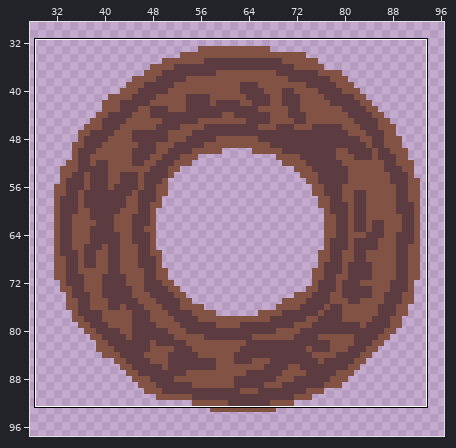
Edited in one commit: pixel-art file (lockdeck/assets/loot/coins.aseprite). The picture above shows the old version from afar; the outline marks the close-up.
Close-up. Before:
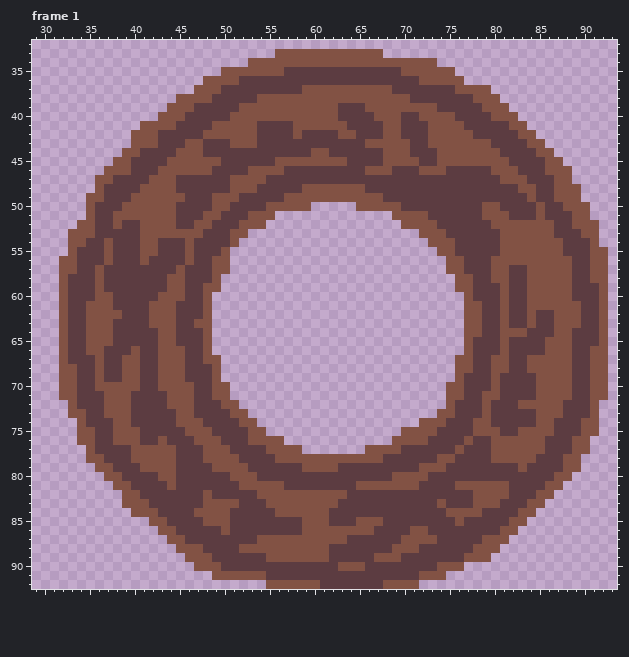
128x128 pixels, 7 frames. Shown: frame 1: x 29..93, y 32..92. The wide view leaves out empty margins.
Once edited:
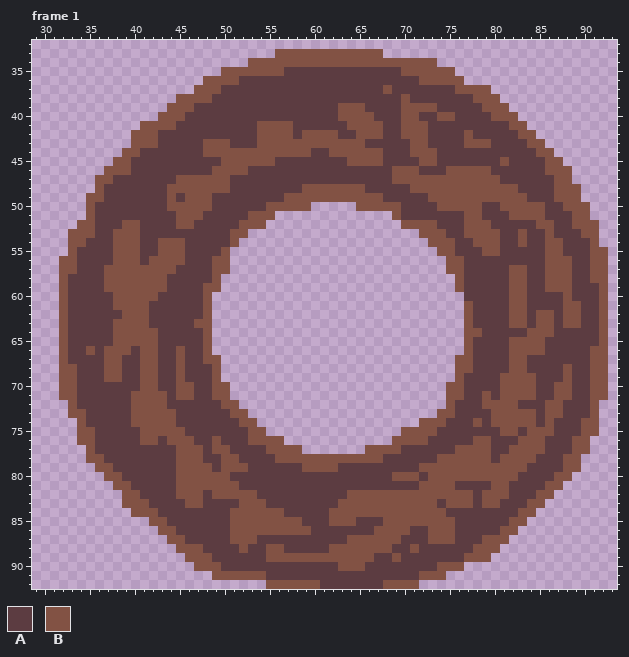
Palette (. is transparent): A #5c3c41  B #825244
The author wrote: Touch up coin 1
Changes in this commit:
Changed rows in their new state; - is an unchanged pixel.
Frame 1, layers "h3", "h2":
first column x 35:
37 ------------------------AAAAAAAAA---------------------
38 -------------------AAAAAAAAAAAAAAAA-------------------
39 -----------------AAAAAAAAAAABBBAAAA-------------------
40 ----------------AAAAAAAAAAAABBBBAAABBAA---------------
41 --------------AAAAABBBBAAAAAABBBBAABBBAAAA------------
42 -------------AAAAAABBBBABBBBAABBBAABBBAAAA------------
43 -----------AABBBAAABBBBBBBBBBBBAAAAABBAAAA------------
44 ----------AAABBBBBBBBBBBBAABBBBBBAAABBBAAAAAAA--------
45 ---------AAAAAABBBBBBAAAAAAAABBBBAAAABBAAAAAAA--------
46 --------AAAAAABBBBAAAA---------AAABBBAAABBBBBAAA------
47 -------AAABBBBBBAAAA--------------BBBBBBBBBBBBAAA-----
48 ------AAA-BBBBBBAAA-----------------BBBBBBBBBBBBAA----
49 -----AAAA-ABBBAAA---------------------BBBBBBBBBBBA----
50 ----AAAAA-BBBBAA-----------------------BBBBBAABBBB----
51 ---AAAAAAABBBAA--------------------AAA----BBAAABBB----
52 ---ABBAAAABBAA----------------------------BBBAAAAA----
53 ---BBBAAAAAAA-----------------------------BBBBAA-AA---
54 --ABBBAABBBA-------------------------------BBBAA-AA---
55 --ABBBAABBBA--------------------------------BBAAAAA---
56 --ABBBABBBBA---------------------------------AAAAAA---
57 -ABBBBBBBBA----------------------------------AABBAA---
58 -ABBBBBBBAA-------------------------------A--AABBAA---
59 -ABBBBBBBAA-------------------------------A---ABBAA---
60 -AABBBBBAAA-------------------------------A---ABBAAAA-
61 AAABBBBAAA---------------------------------A--ABBAAAA-
62 AAAABBBAAA---------------------------------A--ABBABBA-
63 AAABBBBAAA---------------------------------A--ABBABBA-
64 AAABBBBBAA------------------------------------AAABBBAA
65 AAABBBBBAA------------------------------------ABBBBAAA
66 -ABBBABBAA------------------------------------ABBBBAAA
67 -ABBAABBAA-----------------------------------AABBAAAAA
68 -ABBAABBAA-----------------------------------AABBAAAA-
69 -ABBAABBAA-----------------------------------ABBBBAAA-
70 -AAAAABBAA-----------------------------------ABBBBAA--
71 --AAABBBBA-----------------------------------ABBBBAA--
72 --AAABBBBAAA---------------------------------BBBAAA---
73 --AAABBBBBAA--------------------------------ABBBBBA---
74 ---AABBBBBAAA-------------------------------ABBBBBA---
75 ---AAABBBBBAAA-----------------------------AAABBA-----
76 ---AAABBABBBAA----------------------------ABBAAA------
77 -----AAAAABBBA----------------------------BBBAA-------
78 -----AAAAABBBAA--------------------------BBBBA--------
79 ------AAAABBBBA-------------------------BBBBBBBB------
80 --------AABBBBBBAAA------------------ABBBBBBBBBB------
81 ---------ABBBBBBBAAAAA--------AAAAAAABBBBAAAA---------
82 ----------BBBABBBBBAAAAAAAAAABBBBBBBBBBBBBBA----------
83 -----------BBAAAABBBAAAAAAAABBBBBBBBBBBABBBA----------
84 ------------AAAABBBBB-AAAAABBBBBBBBBBBBBAAAA----------
85 -------------AAABBBBBBBBAAABBBAAABBBBBBBBA------------
86 ---------------ABBBBBBBB-AAAAAAABBBBAABBB-------------
87 ----------------BBBAAAAAAAAAABBBBBBAAA-BB-------------
88 ------------------AA--AAAAABBBBBBBAA------------------
89 ---------------------------BBBBBAA--------------------
Boxes around the changes in both close-ups, in picture pixels (x1, y1, x2, y2):
changed: (86, 85, 572, 562)
